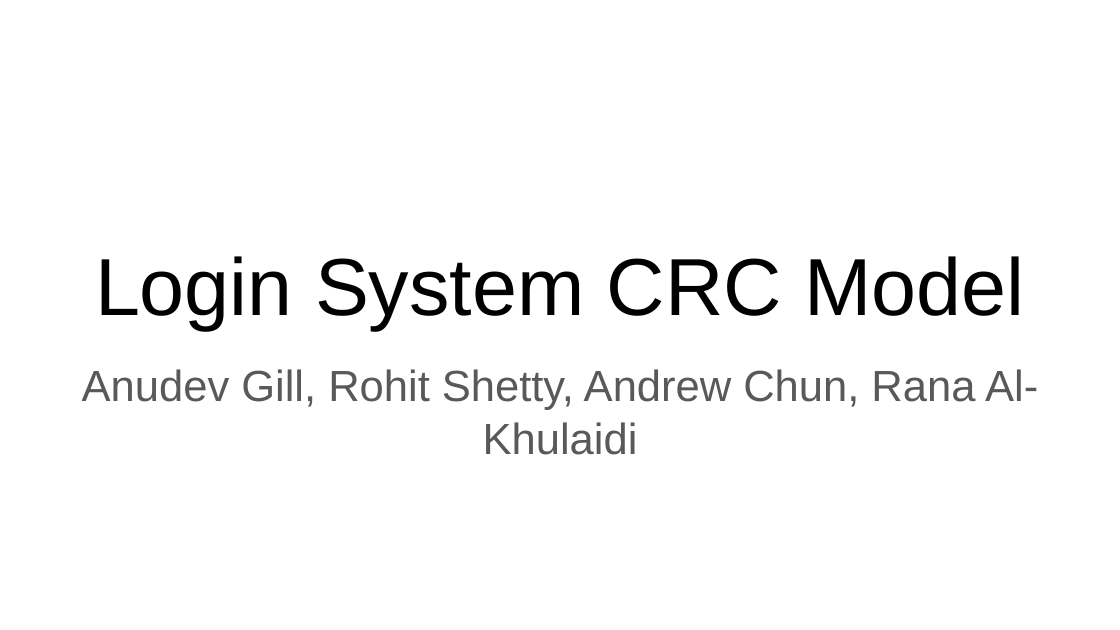
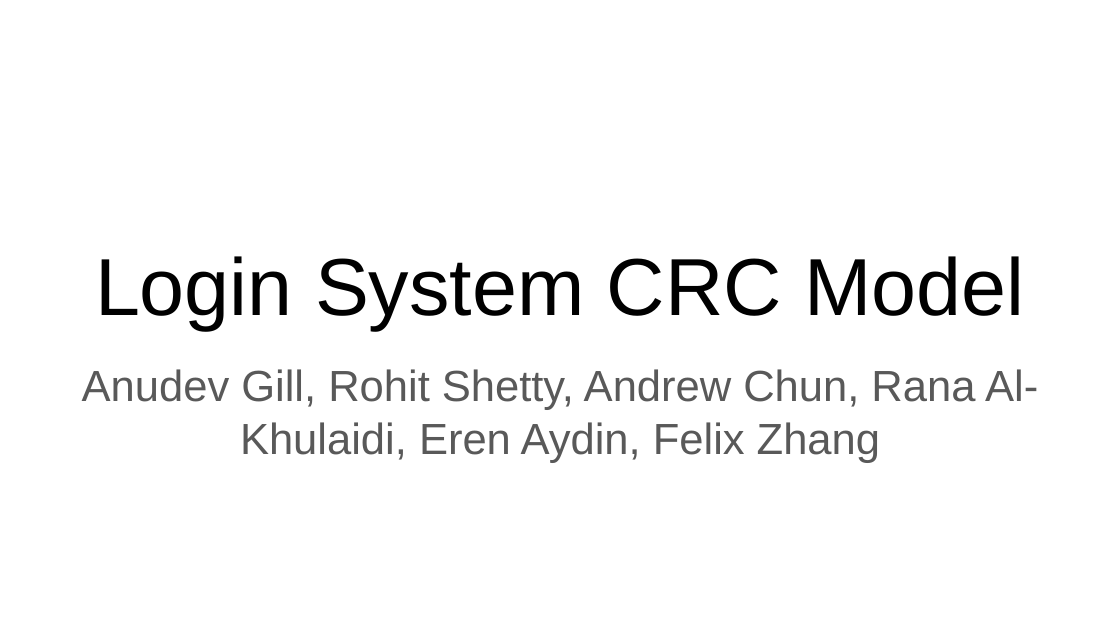
Before and after one commit to FakeDeepLearner/REform, a slide deck: slide 1 of phase0/phase0crcModel.pptx. Drawn at 1120x630 pixels with LibreOffice and Linux fonts; fonts in the diff are those of the drawing. Boxes give left, top, right and bottom in pixels: in the first picture for what was removed or moved away, otherwise in the second. Text is boxed around its words. In the diff, an @@ line names an element or a change of style, - is before the commit and + after.

```diff
--- a/phase0/phase0crcModel.pptx
+++ b/phase0/phase0crcModel.pptx
@@ subtitle at (x1=82, y1=369, x2=1038, y2=463): text changed @@
-Anudev Gill, Rohit Shetty, Andrew Chun, Rana Al-Khulaidi
+Anudev Gill, Rohit Shetty, Andrew Chun, Rana Al-Khulaidi, Eren Aydin, Felix Zhang
```
Also in this commit, not shown: 1 other slide changed.
